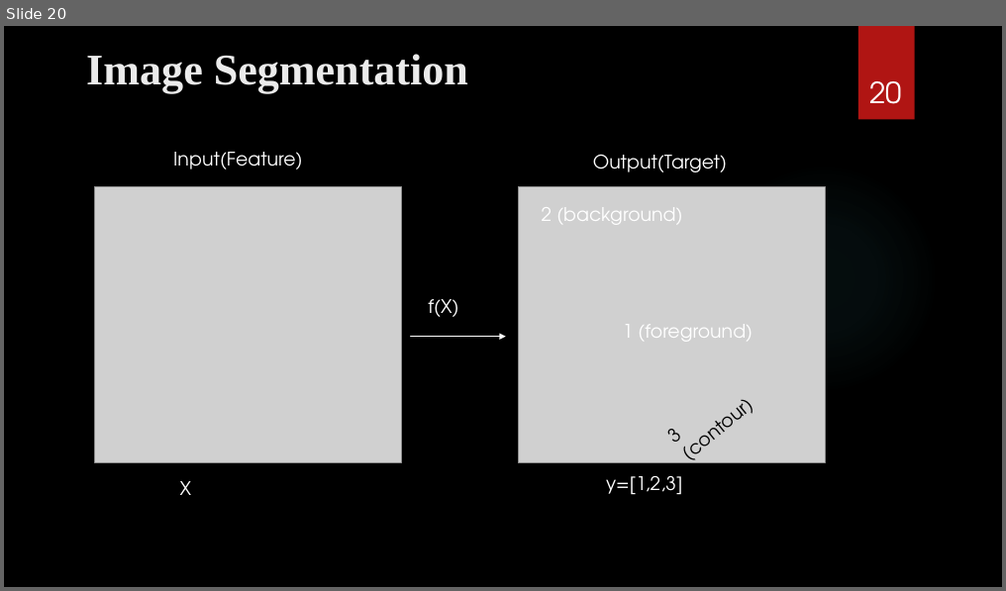
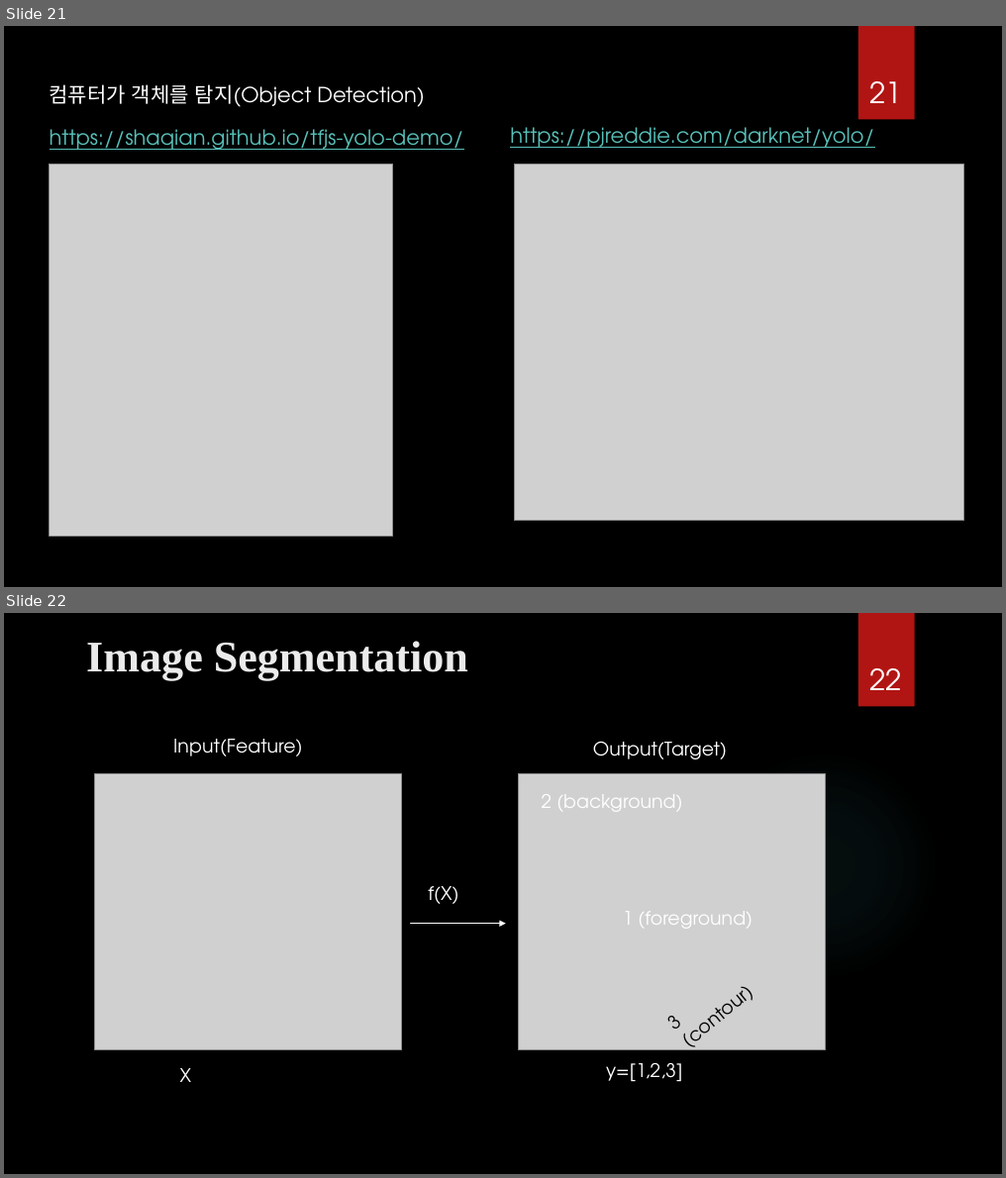
Before and after one commit to ancestor9/2026_Fall_AI-Literacy, a slide deck: AI Literacy.pptx. Shown one above the other, each under a label of ours: slide 20 before the commit, slides 21 and 22 after it. The pictures are 1006x591 and 1006x1178 pixels, drawn with LibreOffice and Linux fonts; fonts in the diff are those of the drawing; grey boxes stand for pictures; background and template pictures are left out. Boxes give left, top, right and bottom in pixels: in the first picture for what was removed or moved away, otherwise in the second. Text is boxed around its words. In the diff, an @@ line names an element or a change of style, - is before the commit and + after.

```diff
--- a/AI Literacy.pptx
+++ b/AI Literacy.pptx
@@ slide 21 added at <box>4,26,1002,587</box>, background picture (left out); not listed: 2 template elements that a slide beside it also shows @@
@@ text added at <box>50,84,424,107</box>, 20 pt, text #FFFFFF @@
+컴퓨터가 객체를 탐지(Object Detection)
@@ page number added at <box>869,81,902,103</box>, 28 pt, text #FFFFFF @@
+21
@@ text added at <box>50,129,464,150</box>, 20 pt, text #58C1BA, underline @@
+https://shaqian.github.io/tfjs-yolo-demo/
@@ text added at <box>510,127,874,148</box>, 20 pt, text #58C1BA, underline @@
+https://pjreddie.com/darknet/yolo/
@@ picture added at <box>49,165,392,536</box> @@
@@ picture added at <box>515,165,963,522</box> @@
@@ what was slide 20 is now slide 22 @@
@@ page number at <box>869,668,902,690</box>: text changed @@
-20
+22
```
Also in this commit, not shown: 1 slide changed, 1 other slide added.
